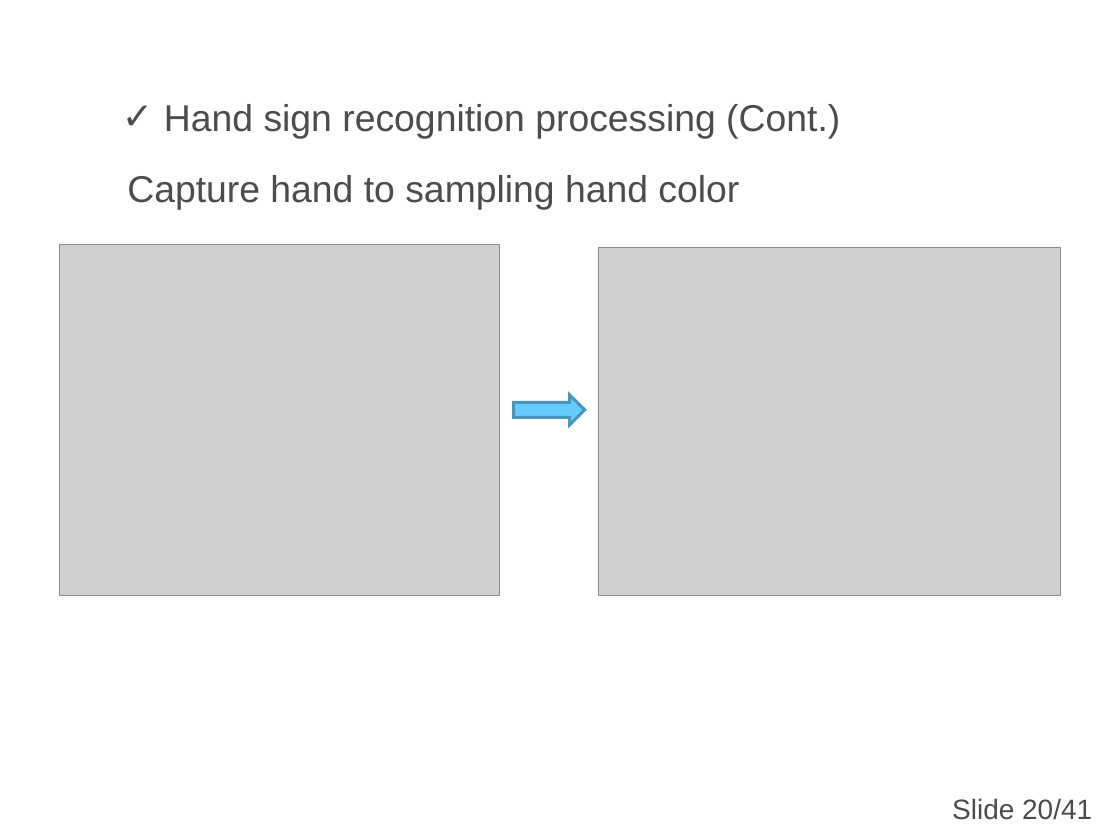
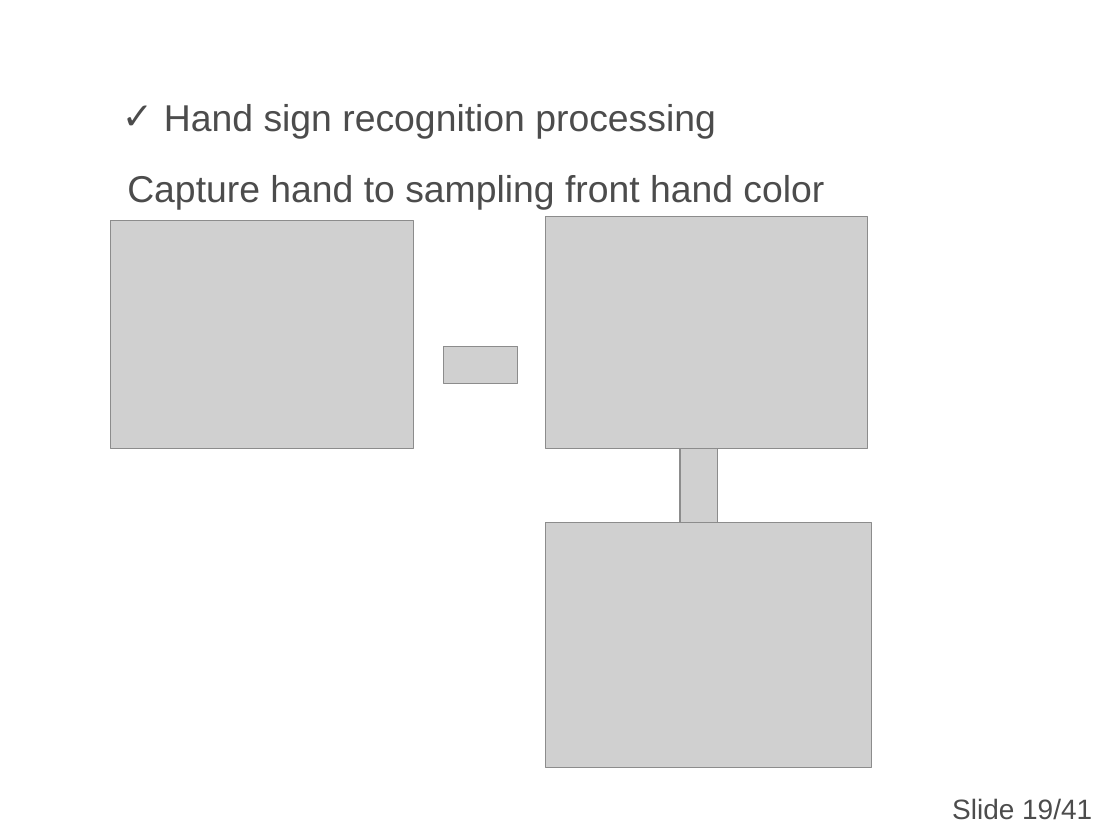
Before and after one commit to nicknguyen071093/CapstoneProject, a slide deck: slide 18 of Baocao/1007/Tan/CapstoneProject.ppt. Drawn at 1120x840 pixels with LibreOffice and Linux fonts; fonts in the diff are those of the drawing; grey boxes stand for pictures; background and template pictures are left out. Boxes give left, top, right and bottom in pixels: in the first picture for what was removed or moved away, otherwise in the second. Text is boxed around its words. In the diff, an @@ line names an element or a change of style, - is before the commit and + after.

Commit message:
Tan

```diff
--- a/Baocao/1007/Tan/CapstoneProject.ppt
+++ b/Baocao/1007/Tan/CapstoneProject.ppt
@@ text at <box>164,104,716,139</box>: text changed @@
-✓ Hand sign recognition processing (Cont.)
+✓ Hand sign recognition processing
@@ text at <box>127,175,824,210</box>: text changed @@
-Capture hand to sampling hand color
+Capture hand to sampling front hand color
@@ picture: place and size @@
-picture at <box>59,245,500,596</box>
+picture at <box>111,221,413,448</box>
@@ picture added at <box>545,216,868,448</box> @@
@@ picture added at <box>444,346,519,383</box> @@
@@ right arrow removed at <box>514,395,585,426</box> @@
@@ picture: place and size @@
-picture at <box>599,248,1061,596</box>
+picture at <box>680,448,717,523</box>
@@ picture added at <box>545,523,871,767</box> @@
@@ text at <box>952,798,1092,820</box>: text changed @@
-Slide 20/41
+Slide 19/41
```
Also in this commit, not shown: 3 other slides changed, 2 slides added, 5 slides removed.
